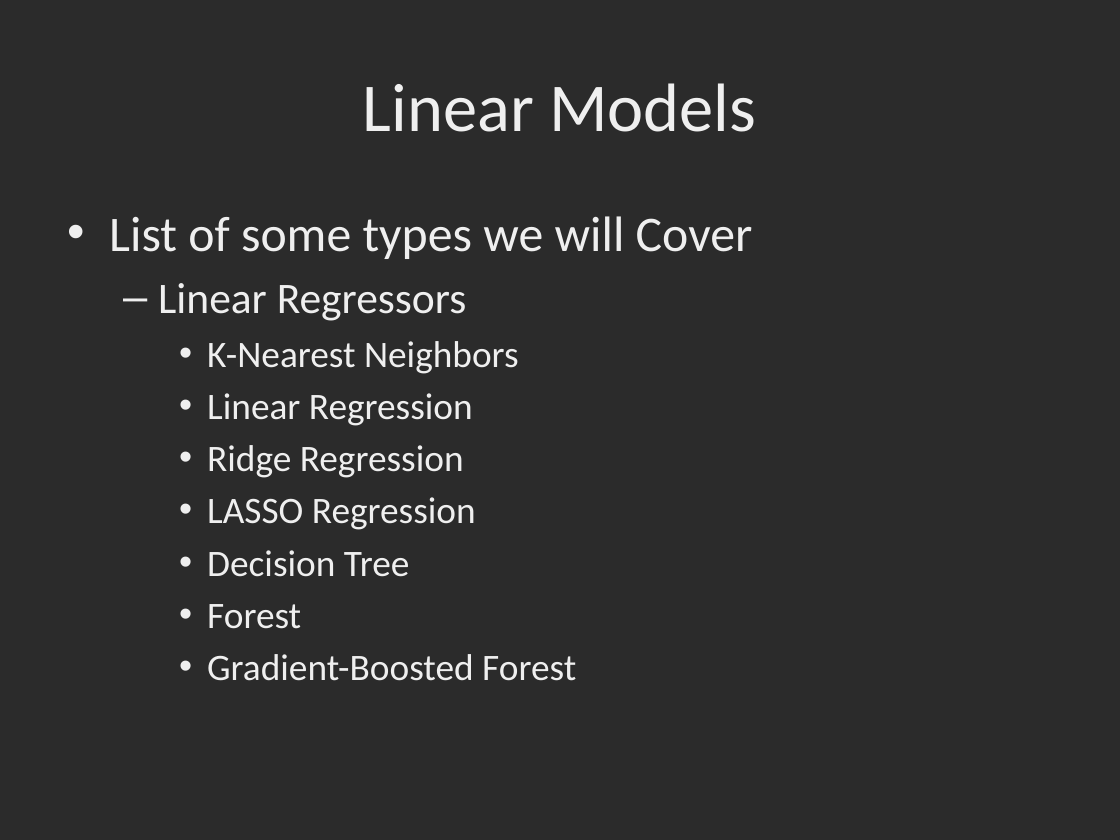
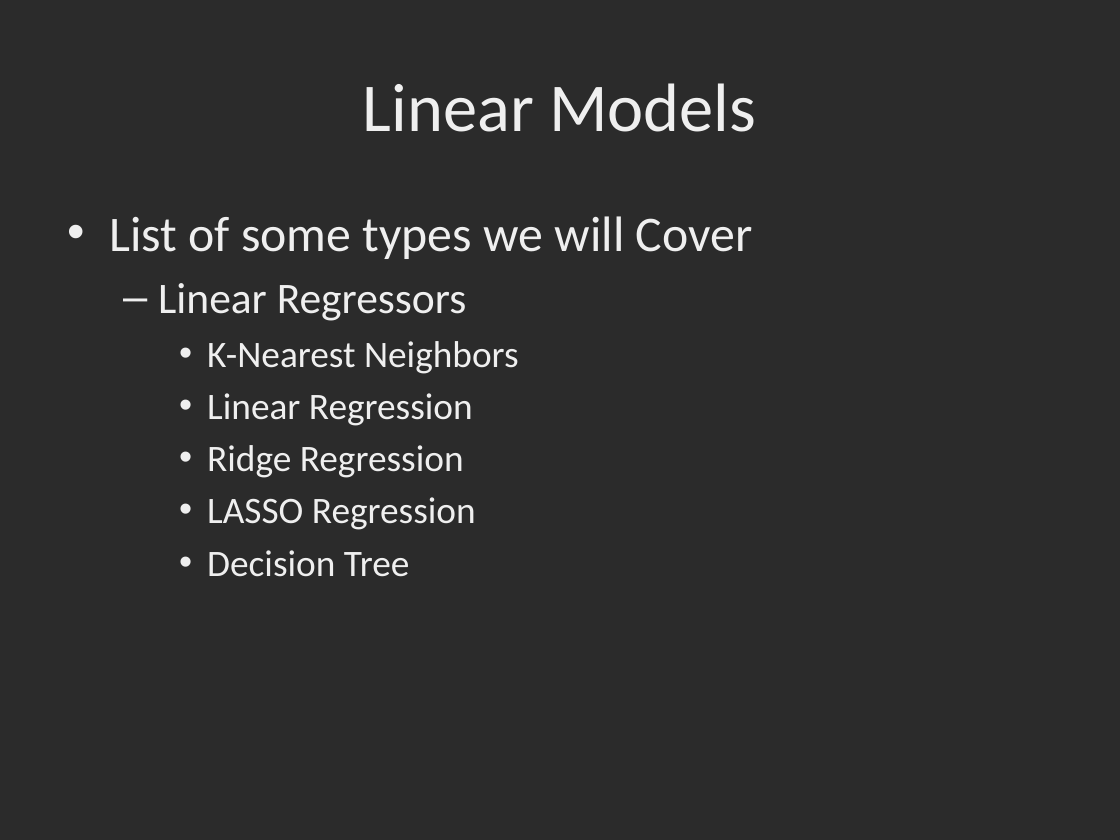
Before and after one commit to dbowmans46/PracticalProgramming, a slide deck: slide 2 of Session 7 - Python/Instructional Material/Machine Learning Slides/Session 7 - Python ML 7: Linear Regressors.odp. Drawn at 1120x840 pixels with LibreOffice and Linux fonts; fonts in the diff are those of the drawing; background and template pictures are left out; a plain dark background stands for a picture behind light text. Boxes give left, top, right and bottom in pixels: in the first picture for what was removed or moved away, otherwise in the second. Text is boxed around its words. In the diff, an @@ line names an element or a change of style, - is before the commit and + after.

Commit message:
Removed listed regressors that were not reviewed in slides.

```diff
--- a/Session 7 - Python/Instructional Material/Machine Learning Slides/Session 7 - Python ML 7: Linear Regressors.odp
+++ b/Session 7 - Python/Instructional Material/Machine Learning Slides/Session 7 - Python ML 7: Linear Regressors.odp
@@ text at [207, 604, 576, 681]: paragraphs removed @@
-    • Forest
-    • Gradient-Boosted Forest
```
